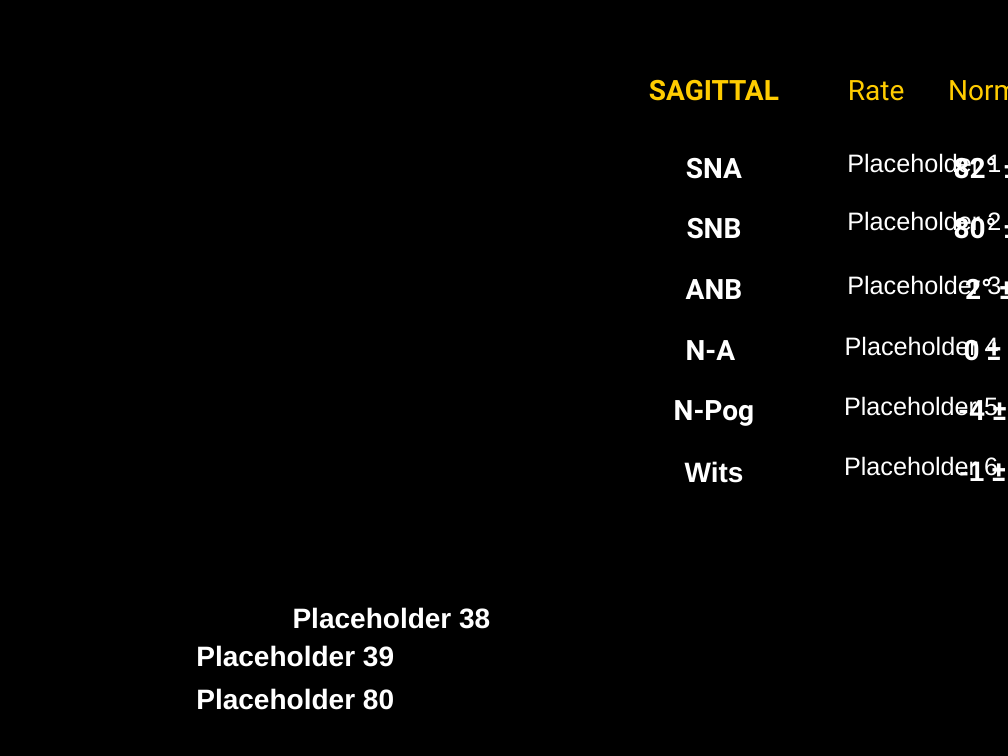
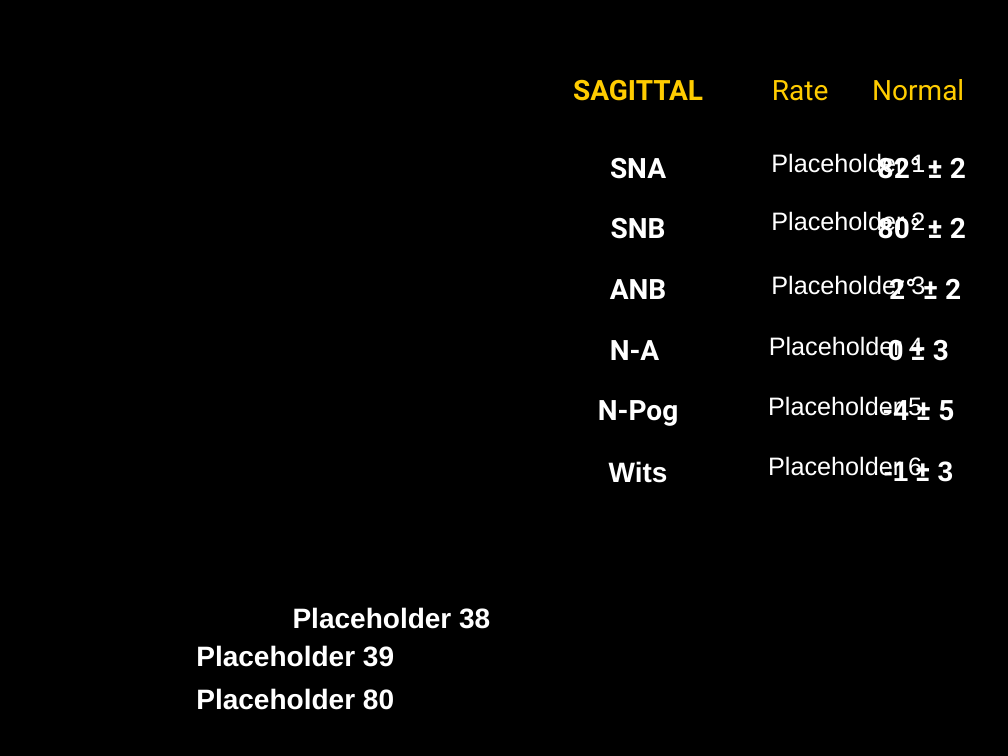
Before and after one commit to mehmetdas33/orthoslide-expert, a slide deck: slide 11 of sunum.pptx. Drawn at 1008x756 pixels with LibreOffice and Linux fonts; fonts in the diff are those of the drawing. Boxes give left, top, right and bottom in pixels: in the first picture for what was removed or moved away, otherwise in the second. Text is boxed around its words. In the diff, an @@ line names an element or a change of style, - is before the commit and + after.

```diff
--- a/sunum.pptx
+++ b/sunum.pptx
@@ 6 texts, 1 table: place and size @@
-6 texts, 1 table at (612,38,1008,494)
+6 texts, 1 table at (535,38,977,494)
```
Also in this commit, not shown: 1 other slide changed, 5 other files.
